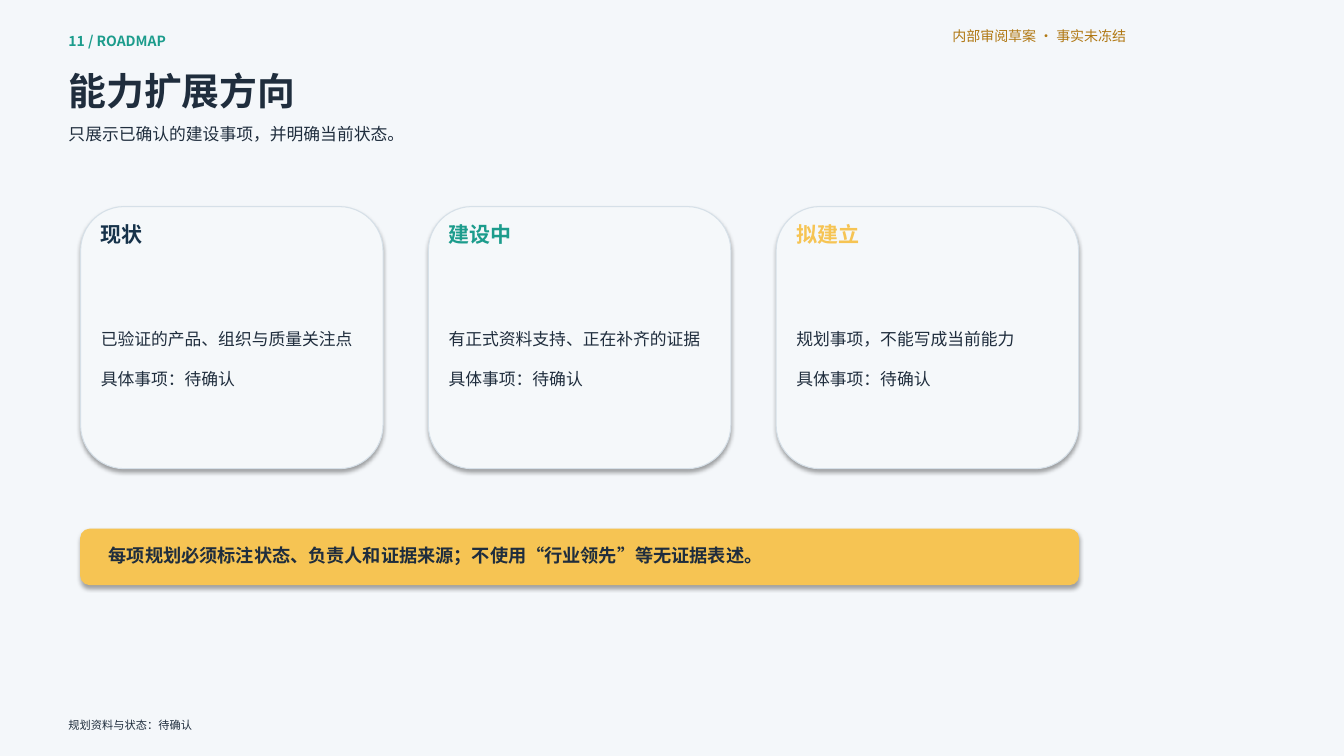
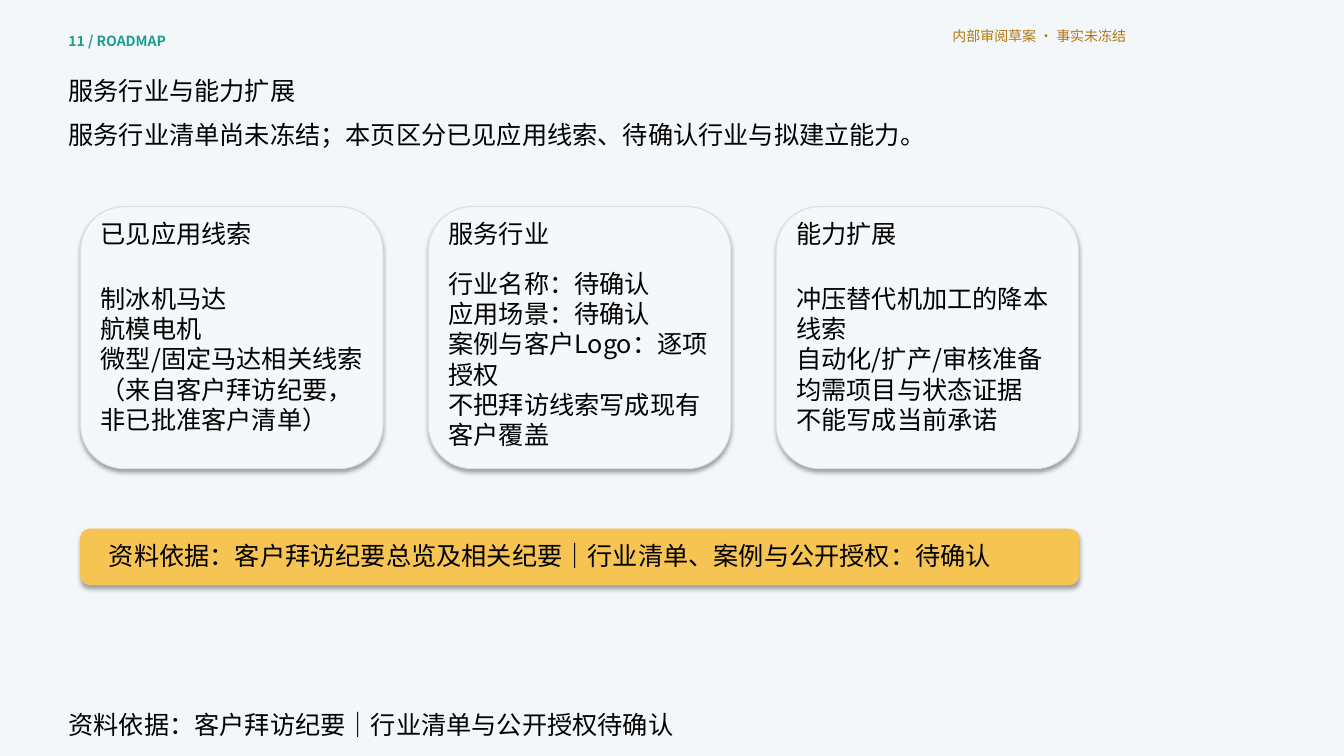
Before and after one commit to wang-minghan/notbook, a slide deck: slide 11 of 02_Areas/工作经历/鑫犇电子有限公司/06_公司公共/公司介绍PPT/exports/鑫犇电子公司介绍.pptx. Drawn at 1344x756 pixels with LibreOffice and Linux fonts; fonts in the diff are those of the drawing. Boxes give left, top, right and bottom in pixels: in the first picture for what was removed or moved away, otherwise in the second. Text is boxed around its words. In the diff, an @@ line names an element or a change of style, - is before the commit and + after.

```diff
--- a/02_Areas/工作经历/鑫犇电子有限公司/06_公司公共/公司介绍PPT/exports/鑫犇电子公司介绍.pptx
+++ b/02_Areas/工作经历/鑫犇电子有限公司/06_公司公共/公司介绍PPT/exports/鑫犇电子公司介绍.pptx
@@ text at [68,79,295,102]: text changed; size 27 to 18 pt; text colour #1F2D3D to #000000; bold off @@
-能力扩展方向
+服务行业与能力扩展
@@ text at [68,122,925,148]: text changed; size 12 to 18 pt; text colour #1F2D3D to #000000 @@
-只展示已确认的建设事项，并明确当前状态。
+服务行业清单尚未冻结；本页区分已见应用线索、待确认行业与拟建立能力。
@@ text at [101,221,252,245]: text changed; size 15 to 18 pt; text colour #16324A to #000000; bold off @@
-现状
+已见应用线索
@@ text at [449,222,550,245]: text changed; size 15 to 18 pt; text colour #1C9C8C to #000000; bold off @@
-建设中
+服务行业
@@ text at [796,222,897,245]: text changed; size 15 to 18 pt; text colour #F6C453 to #000000; bold off @@
-拟建立
+能力扩展
@@ text at [101,286,363,432]: text changed; size 12 to 18 pt; text colour #1F2D3D to #000000 @@
-已验证的产品、组织与质量关注点
-具体事项：待确认
+制冰机马达
+航模电机
+微型/固定马达相关线索
+（来自客户拜访纪要，非已批准客户清单）
@@ text at [449,272,708,446]: text changed; size 12 to 18 pt; text colour #1F2D3D to #000000 @@
-有正式资料支持、正在补齐的证据
-具体事项：待确认
+行业名称：待确认
+应用场景：待确认
+案例与客户Logo：逐项授权
+不把拜访线索写成现有客户覆盖
@@ text at [796,286,1048,431]: text changed; size 12 to 18 pt; text colour #1F2D3D to #000000 @@
-规划事项，不能写成当前能力
-具体事项：待确认
+冲压替代机加工的降本线索
+自动化/扩产/审核准备
+均需项目与状态证据
+不能写成当前承诺
@@ text at [109,543,991,568]: text changed; size 13 to 18 pt; text colour #1F2D3D to #000000; bold off @@
-每项规划必须标注状态、负责人和证据来源；不使用“行业领先”等无证据表述。
+资料依据：客户拜访纪要总览及相关纪要｜行业清单、案例与公开授权：待确认
@@ text at [68,711,673,737]: text changed; size 8 to 18 pt; text colour #1F2D3D to #000000 @@
-规划资料与状态：待确认
+资料依据：客户拜访纪要｜行业清单与公开授权待确认
```
Also in this commit, not shown: 2 other slides changed, 16 other files.
